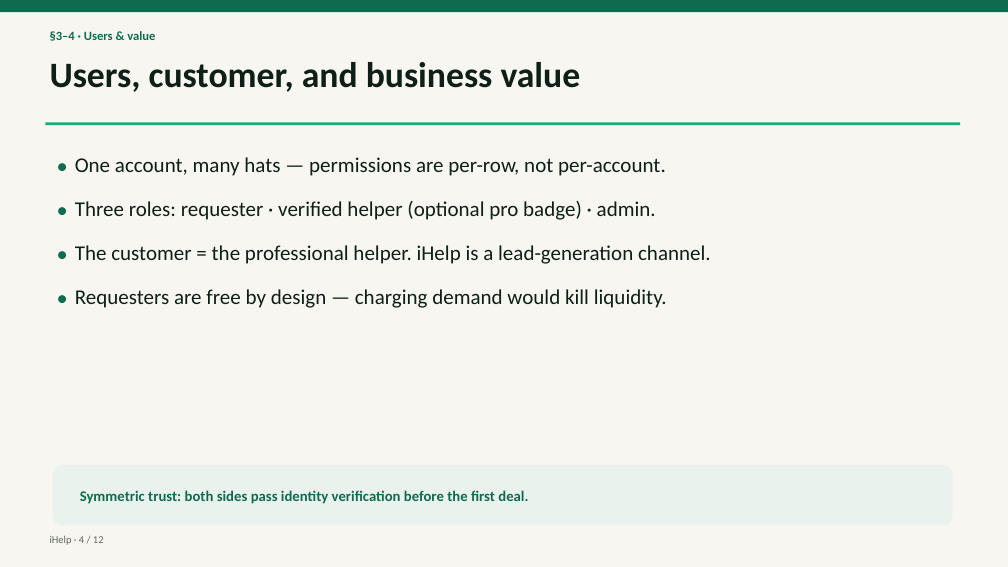
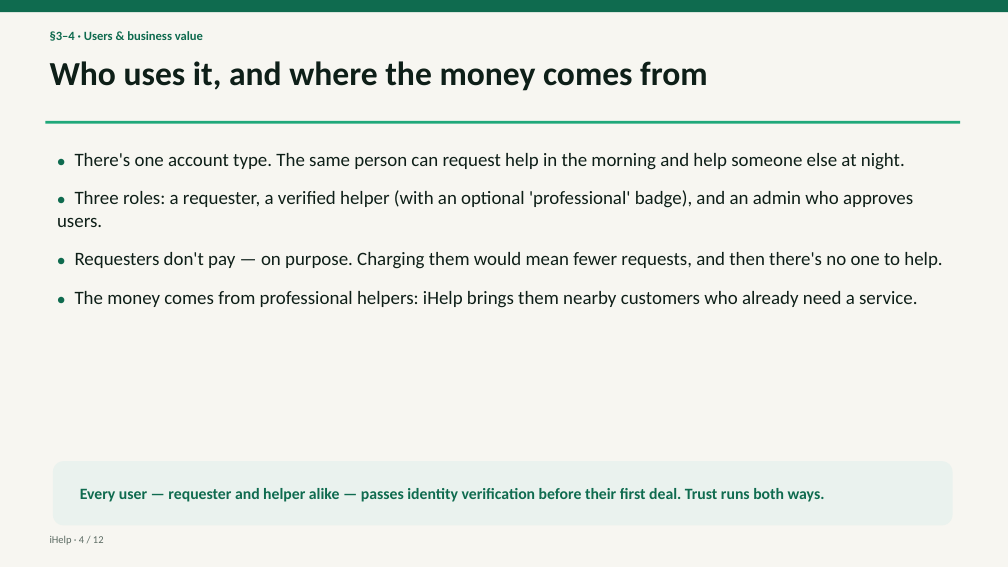
Before and after one commit to YuvGev00/ihelp, a slide deck: slide 4 of submission/en/iHelp-presentation.pptx. Drawn at 1008x567 pixels with LibreOffice and Linux fonts; fonts in the diff are those of the drawing. Boxes give left, top, right and bottom in pixels: in the first picture for what was removed or moved away, otherwise in the second. Text is boxed around its words. In the diff, an @@ line names an element or a change of style, - is before the commit and + after.

```diff
--- a/submission/en/iHelp-presentation.pptx
+++ b/submission/en/iHelp-presentation.pptx
@@ text at bbox=[50, 31, 203, 41]: text changed @@
-§3–4 · Users & value
+§3–4 · Users & business value
@@ text at bbox=[50, 61, 708, 91]: text changed; size 34 to 32 pt @@
-Users, customer, and business value
+Who uses it, and where the money comes from
@@ text at bbox=[57, 153, 942, 308]: text changed; size 20 to 18 pt @@
-● One account, many hats — permissions are per-row, not per-account.
-● Three roles: requester · verified helper (optional pro badge) · admin.
-● The customer = the professional helper. iHelp is a lead-generation channel.
-● Requesters are free by design — charging demand would kill liquidity.
+● There's one account type. The same person can request help in the morning and help someone else at night.
+● Three roles: a requester, a verified helper (with an optional 'professional' badge), and an admin who approves users.
+● Requesters don't pay — on purpose. Charging them would mean fewer requests, and then there's no one to help.
+● The money comes from professional helpers: iHelp brings them nearby customers who already need a service.
@@ rounded rectangle: place and size @@
-rounded rectangle at bbox=[53, 465, 953, 526]
+rounded rectangle at bbox=[53, 461, 953, 526]
@@ text at bbox=[80, 488, 825, 502]: text changed; size 14 to 15 pt @@
-Symmetric trust: both sides pass identity verification before the first deal.
+Every user — requester and helper alike — passes identity verification before their first deal. Trust runs both ways.
```
Also in this commit, not shown: 10 other slides changed, 1 slide added, 1 slide removed, 1 other file.
